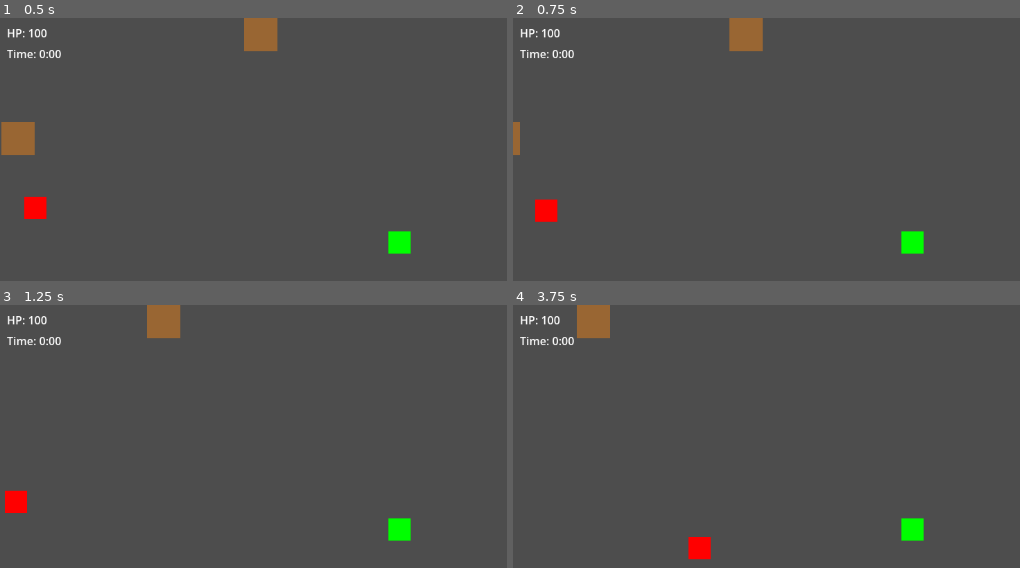
Above: before the commit, frames 1-4 (two rows, left to right).
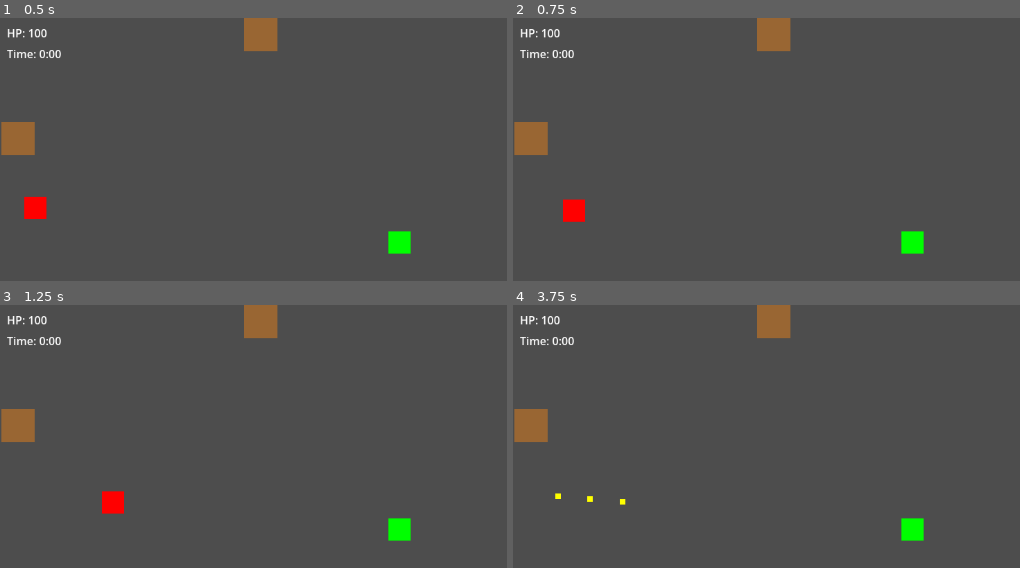
Above: after the commit, the same moments.

Repository: felang/utoland
Game: Godot game, scene res://scenes/main.tscn
Same seed, same stepped clock (60 frames per second), same inputs: the game is played once before the commit and once after it. Before the commit the project has no main scene; this scene is started directly in both runs.
Inputs:
- Up to frame 1 (0.5 s): no input
- Up to frame 2 (0.75 s): tap Enter at 0.5 s; hold Right (ui_right) from 0.53 s (still down); tap 1 at 0.6 s
- Up to frame 3 (1.25 s): keep holding Right (ui_right); tap 2 at 0.8 s
- Up to frame 4 (3.75 s): release Right (ui_right) at 1.28 s; hold Down (ui_down) 1.28-2.03 s; tap 2 at 1.35 s; tap 3 at 1.55, 2.1 s; hold Right (ui_right) 2.03-2.78 s; tap 4 at 2.3, 2.85 s; hold Up (ui_up) 2.78-3.53 s; tap 1 at 3.05, 3.6 s; hold Left (ui_left) from 3.53 s (still down)

Frame 1 is identical in both runs. In frame 2, 2.9% of the frame differs, in the area x 0-55%, y 0-78%; in frame 3, 3.3%, in the area x 0-55%, y 0-80%; in frame 4, 3.0%.

Commit message:
fix: 添加WASD输入映射并更新玩家移动控制

Diff:
--- /dev/null
+++ b/game_config.gd
@@ -0,0 +1,71 @@
+extends Node
+
+# 游戏全局配置文件
+# 用于快速调整游戏平衡性参数
+
+class_name GameConfig
+
+# ========== 玩家配置 ==========
+const PLAYER_MAX_HP = 100
+const PLAYER_MOVE_SPEED = 200.0
+const PLAYER_HIT_COOLDOWN = 0.5  # 受击无敌时间
+
+# ========== 武器配置 ==========
+const WEAPON_RANGE = 400.0  # 自动索敌范围
+const WEAPON_FIRE_RATE = 0.1  # 速射枪射击间隔（秒）
+const WEAPON_DAMAGE = 10
+
+# ========== 子弹配置 ==========
+const BULLET_SPEED = 600.0
+const BULLET_LIFETIME = 2.0  # 子弹存活时间（秒）
+
+# ========== 敌人配置 ==========
+const ENEMY_NORMAL_HP = 30
+const ENEMY_NORMAL_SPEED = 80.0
+const ENEMY_NORMAL_DAMAGE = 10
+const ENEMY_NORMAL_COIN_DROP = 5
+
+const ENEMY_FAST_HP = 20
+const ENEMY_FAST_SPEED = 150.0
+const ENEMY_FAST_DAMAGE = 8
+const ENEMY_FAST_COIN_DROP = 8
+
+const ENEMY_TANK_HP = 100
+const ENEMY_TANK_SPEED = 50.0
+const ENEMY_TANK_DAMAGE = 20
+const ENEMY_TANK_COIN_DROP = 15
+
+# ========== 植物塔配置 ==========
+const TOWER_SHOOTER_HP = 80
+const TOWER_SHOOTER_DAMAGE = 10
+const TOWER_SHOOTER_FIRE_RATE = 1.0
+const TOWER_SHOOTER_RANGE = 300.0
+const TOWER_SHOOTER_COST = 30
+
+const TOWER_WALL_HP = 300
+const TOWER_WALL_COST = 40
+
+const TOWER_SLOW_HP = 70
+const TOWER_SLOW_RANGE = 200.0
+const TOWER_SLOW_EFFECT = 0.5  # 减速 50%
+const TOWER_SLOW_COST = 35
+
+# ========== 波次配置 ==========
+const WAVE_DURATION = [45, 45, 45, 50, 50, 50, 60, 60, 60, 60]  # 每波时长（秒）
+const WAVE_SPAWN_INTERVAL = [2.0, 1.8, 1.5, 1.2, 1.0, 0.8, 0.6, 0.5, 0.4, 0.3]  # 刷怪间隔
+
+# ========== 经济配置 ==========
+const INITIAL_COINS = 50  # 初始金币
+const COIN_PICKUP_RANGE = 100.0  # 自动吸附范围
+const SHOP_REFRESH_COST = 10  # 商店刷新花费
+
+# ========== 网格配置 ==========
+const GRID_SIZE = 32  # 植物塔放置网格大小（像素）
+
+# ========== 地图配置 ==========
+const MAP_WIDTH = 3200
+const MAP_HEIGHT = 2400
+
+# ========== 摄像机配置 ==========
+const CAMERA_ZOOM = Vector2(1.0, 1.0)
+const CAMERA_SMOOTHING = 5.0
--- a/project.godot
+++ b/project.godot
@@ -11,6 +11,7 @@
 [application]
 
 config/name="utoland"
+run/main_scene="uid://8ybblxtktrdo"
 config/features=PackedStringArray("4.6", "GL Compatibility")
 config/icon="res://icon.svg"
 
@@ -22,6 +23,29 @@
 
 enabled=PackedStringArray("res://addons/gdai-mcp-plugin-godot/plugin.cfg")
 
+[input]
+
+move_left={
+"deadzone": 0.5,
+"events": [Object(InputEventKey,"resource_local_to_scene":false,"resource_name":"","device":-1,"window_id":0,"alt_pressed":false,"shift_pressed":false,"ctrl_pressed":false,"meta_pressed":false,"pressed":false,"keycode":0,"physical_keycode":65,"key_label":0,"unicode":97,"location":0,"echo":false,"script":null)
+]
+}
+move_right={
+"deadzone": 0.5,
+"events": [Object(InputEventKey,"resource_local_to_scene":false,"resource_name":"","device":-1,"window_id":0,"alt_pressed":false,"shift_pressed":false,"ctrl_pressed":false,"meta_pressed":false,"pressed":false,"keycode":0,"physical_keycode":68,"key_label":0,"unicode":100,"location":0,"echo":false,"script":null)
+]
+}
+move_up={
+"deadzone": 0.5,
+"events": [Object(InputEventKey,"resource_local_to_scene":false,"resource_name":"","device":-1,"window_id":0,"alt_pressed":false,"shift_pressed":false,"ctrl_pressed":false,"meta_pressed":false,"pressed":false,"keycode":0,"physical_keycode":87,"key_label":0,"unicode":119,"location":0,"echo":false,"script":null)
+]
+}
+move_down={
+"deadzone": 0.5,
+"events": [Object(InputEventKey,"resource_local_to_scene":false,"resource_name":"","device":-1,"window_id":0,"alt_pressed":false,"shift_pressed":false,"ctrl_pressed":false,"meta_pressed":false,"pressed":false,"keycode":0,"physical_keycode":83,"key_label":0,"unicode":115,"location":0,"echo":false,"script":null)
+]
+}
+
 [physics]
 
 3d/physics_engine="Jolt Physics"
--- /dev/null
+++ b/scripts/art_test.gd
@@ -0,0 +1,47 @@
+extends Node2D
+
+# 美术资源测试场景
+# 用于快速预览和测试美术资源
+
+func _ready():
+	print("=== 美术资源测试场景 ===")
+	print("按键说明:")
+	print("1 - 测试玩家精灵")
+	print("2 - 测试敌人精灵")
+	print("3 - 测试植物塔精灵")
+	print("4 - 测试地图瓦片")
+	print("ESC - 退出")
+
+func _input(event):
+	if event is InputEventKey and event.pressed:
+		match event.keycode:
+			KEY_1:
+				test_player_sprite()
+			KEY_2:
+				test_enemy_sprites()
+			KEY_3:
+				test_tower_sprites()
+			KEY_4:
+				test_tilemap()
+			KEY_ESCAPE:
+				get_tree().quit()
+
+func test_player_sprite():
+	print("测试玩家精灵...")
+	# TODO: 加载并显示玩家精灵
+	var sprite = Sprite2D.new()
+	# sprite.texture = load("res://assets/sprites/player/player_idle.png")
+	sprite.position = Vector2(400, 300)
+	add_child(sprite)
+
+func test_enemy_sprites():
+	print("测试敌人精灵...")
+	# TODO: 加载并显示各类敌人
+
+func test_tower_sprites():
+	print("测试植物塔精灵...")
+	# TODO: 加载并显示各类植物塔
+
+func test_tilemap():
+	print("测试地图瓦片...")
+	# TODO: 创建 TileMap 并铺设瓦片
--- a/scripts/player.gd
+++ b/scripts/player.gd
@@ -23,8 +23,8 @@
 
 func _physics_process(_delta):
 	var input_vector = Vector2.ZERO
-	input_vector.x = Input.get_axis("ui_left", "ui_right")
-	input_vector.y = Input.get_axis("ui_up", "ui_down")
+	input_vector.x = Input.get_axis("move_left", "move_right")
+	input_vector.y = Input.get_axis("move_up", "move_down")
 
 	if input_vector.length() > 0:
 		input_vector = input_vector.normalized()
Not shown, added: game_config.gd.uid
Not shown, added: scripts/art_test.gd.uid
Not shown, added: scripts/bullet.gd.uid
Not shown, added: scripts/enemy.gd.uid
Not shown, added: scripts/enemy_spawner.gd.uid
Not shown, added: scripts/hud.gd.uid
Not shown, added: scripts/player.gd.uid
Not shown, added: scripts/tower.gd.uid
Not shown, added: scripts/wave_manager.gd.uid
Not shown, added: docs/audio_requirements.md
